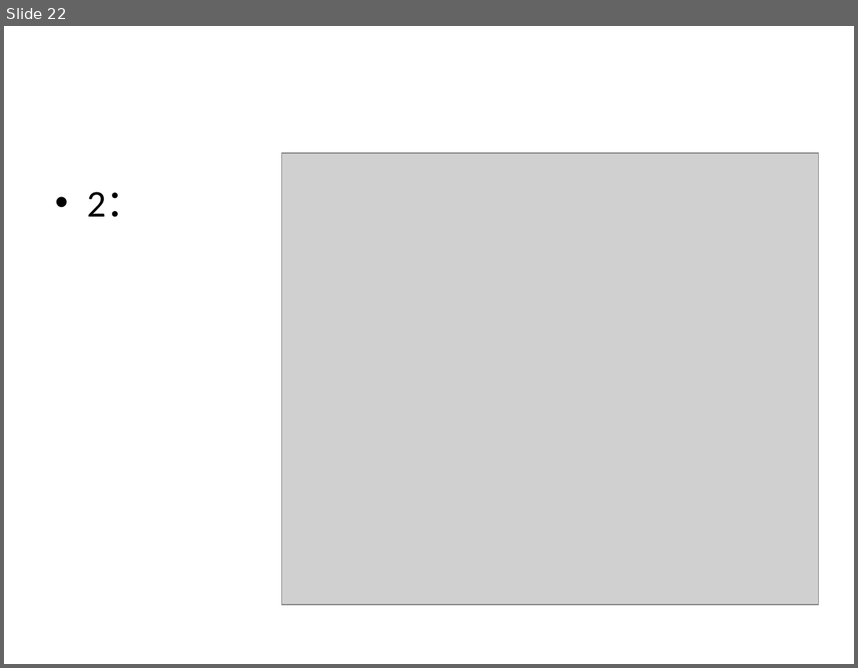
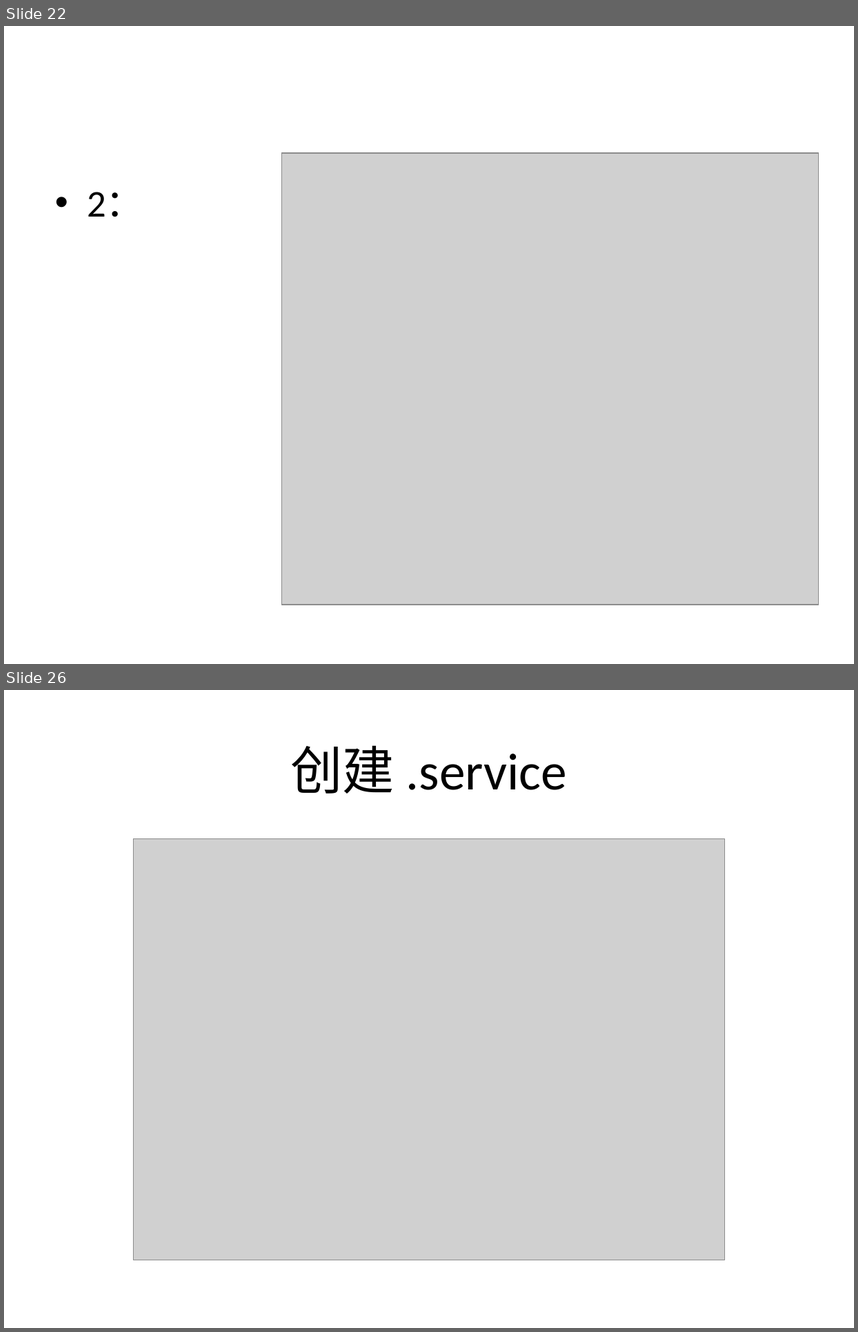
Before and after one commit to slgxmh/liusy.api, a slide deck: 创建工程步骤.pptx. Shown one above the other, each under a label of ours: slide 22 before the commit, slides 22 and 26 after it; the slides between them are not shown. The pictures are 858x668 and 858x1332 pixels, drawn with LibreOffice and Linux fonts; fonts in the diff are those of the drawing; grey boxes stand for pictures. Boxes give left, top, right and bottom in pixels: in the first picture for what was removed or moved away, otherwise in the second. Text is boxed around its words. In the diff, an @@ line names an element or a change of style, - is before the commit and + after.

```diff
--- a/创建工程步骤.pptx
+++ b/创建工程步骤.pptx
@@ slide 26 added at <box>4,690,854,1328</box>, background #FFFFFF @@
@@ title added at <box>290,745,567,793</box>, 44 pt, text #000000 @@
+创建 .service
@@ picture added at <box>133,839,725,1259</box> @@
```
Also in this commit, not shown: 4 other slides added, 13 other files.
